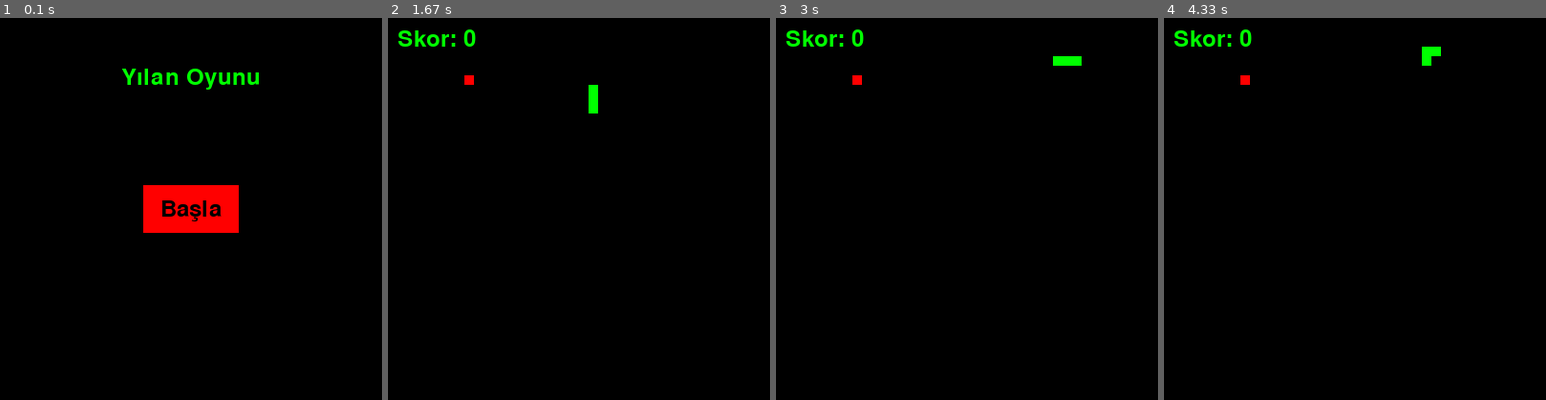
Above: before the commit, frames 1-4 (left to right).
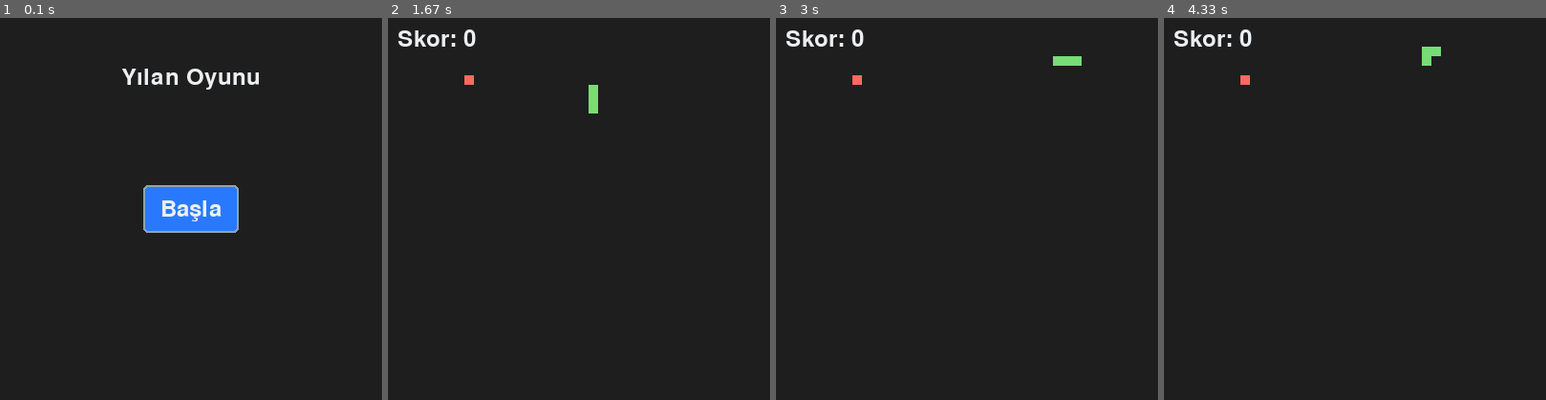
Above: after the commit, the same moments.

Repository: k0laa/Yilan_Oyunu_Pygame
Game: pygame game, started from main.py
Same seed, same stepped clock (60 frames per second), same inputs: the game is played once before the commit and once after it.
Inputs:
- Up to frame 1 (0.1 s): no input
- Up to frame 2 (1.67 s): click "Başla" at 0.38 s; tap Enter at 0.67 s; hold Up from 1.5 s (still down)
- Up to frame 3 (3 s): release Up at 1.97 s; hold Right 2-2.47 s
- Up to frame 4 (4.33 s): hold Down 3.07-3.37 s; hold Left 3.4-3.8 s; hold Up 3.83-4.2 s; hold Right from 4.23 s (still down)

The runs differ from the first frame. In frame 1, 100% of the frame differs, in the area x 0-100%, y 0-100%; in frame 2, 100%; in frame 3, 100%; in frame 4, 100%.

Commit message:
Ui renkleri daha güzel hale getirildi.

Diff:
--- a/food.py
+++ b/food.py
@@ -12,4 +12,4 @@
             return x, y
 
 def yem_ciz(ekran, yem):
-    pygame.draw.rect(ekran, KIRMIZI, (*yem, KARE_BOYUTU, KARE_BOYUTU))
+    pygame.draw.rect(ekran, (255, 105, 97), (*yem, KARE_BOYUTU, KARE_BOYUTU))
--- a/main.py
+++ b/main.py
@@ -52,9 +52,9 @@
 
 def ana_menu():
     while True:
-        ekran.fill(SIYAH)
+        ekran.fill(SIYAH)  # Arka plan rengi
         baslik_goster(ekran, "Yılan Oyunu")
-        if buton_goster(ekran, (100, 50), "Başla", GENISLIK // 2, YUKSEKLIK // 2):
+        if buton_goster(ekran, (100, 50), "Başla", GENISLIK // 2, YUKSEKLIK // 2, renk=MAVI):
             return
         pygame.display.update()
         for event in pygame.event.get():
@@ -65,12 +65,12 @@
 
 def oyun_bitti(skor):
     while True:
-        ekran.fill(SIYAH)
+        ekran.fill(SIYAH)  # Arka plan rengi
         baslik_goster(ekran, "Oyun Bitti")
         skor_goster(ekran, skor, ortala=True)
-        if buton_goster(ekran, (160, 40), "Tekrar Oyna", GENISLIK // 2, YUKSEKLIK // 2):
+        if buton_goster(ekran, (160, 40), "Tekrar Oyna", GENISLIK // 2, YUKSEKLIK // 2, renk=MAVI):
             return
-        if buton_goster(ekran, (100, 40), "Çıkış", GENISLIK // 2, YUKSEKLIK // 2 + 50):
+        if buton_goster(ekran, (100, 40), "Çıkış", GENISLIK // 2, YUKSEKLIK // 2 + 50, renk=KIRMIZI):
             pygame.quit()
             sys.exit()
         pygame.display.update()
--- a/settings.py
+++ b/settings.py
@@ -1,7 +1,10 @@
 # Renkler
-SIYAH = (0, 0, 0)
-YESIL = (0, 255, 0)
-KIRMIZI = (255, 0, 0)
+SIYAH = (30, 30, 30)  # Arka plan (koyu gri)
+YESIL = (102, 187, 106)  # Yılan (pastel yeşil)
+KIRMIZI = (239, 83, 80)  # Yem (pastel kırmızı)
+BEYAZ = (236, 239, 241)  # Yazılar (açık gri)
+GRI = (144, 164, 174)  # Buton kenarları (pastel gri)
+MAVI = (41, 121, 255)  # Butonlar (pastel mavi)
 
 # Ayarlar
 KARE_BOYUTU = 10
--- a/snake.py
+++ b/snake.py
@@ -1,9 +1,11 @@
 import pygame
 from settings import *
 
+PASTEL_YESIL = (119, 221, 119)
+
 def yilan_ciz(ekran, yilan):
     for parca in yilan:
-        pygame.draw.rect(ekran, YESIL, (*parca, KARE_BOYUTU, KARE_BOYUTU))
+        pygame.draw.rect(ekran, PASTEL_YESIL, (*parca, KARE_BOYUTU, KARE_BOYUTU))
 
 def yeni_yon_guncelle(tus, mevcut_yon):
     if tus == pygame.K_UP and mevcut_yon != (0, KARE_BOYUTU):
--- a/ui.py
+++ b/ui.py
@@ -6,7 +6,7 @@
 
 
 def skor_goster(ekran, skor, ortala=False):
-    skor_yazi = FONT.render(f"Skor: {skor}", True, YESIL)
+    skor_yazi = FONT.render(f"Skor: {skor}", True, BEYAZ)  # Yazı rengi
     if ortala:
         ekran.blit(skor_yazi, (GENISLIK // 2 - skor_yazi.get_width() // 2, 10))
     else:
@@ -14,15 +14,16 @@
 
 
 def baslik_goster(ekran, yazi):
-    baslik = FONT.render(yazi, True, YESIL)
+    baslik = FONT.render(yazi, True, BEYAZ)  # Yazı rengi
     ekran.blit(baslik, (GENISLIK // 2 - baslik.get_width() // 2, 50))
 
 
-def buton_goster(ekran, rect, yazi, x, y, renk=KIRMIZI):
+def buton_goster(ekran, rect, yazi, x, y, renk=MAVI):
     buton_renk = renk
-    buton_yazi = FONT.render(yazi, True, SIYAH)
+    buton_yazi = FONT.render(yazi, True, BEYAZ)  # Yazı rengi
     buton_rect = pygame.Rect(x - rect[0] / 2, y - rect[1] / 2, rect[0], rect[1])
-    pygame.draw.rect(ekran, buton_renk, buton_rect)
+    pygame.draw.rect(ekran, buton_renk, buton_rect, border_radius=5)  # Yuvarlatılmış kenarlar
+    pygame.draw.rect(ekran, GRI, buton_rect, 2, border_radius=5)  # Kenar çizgisi
     ekran.blit(buton_yazi, (x - buton_yazi.get_width() // 2, y - buton_yazi.get_height() // 2))
     mouse_pos = pygame.mouse.get_pos()
     mouse_click = pygame.mouse.get_pressed()
